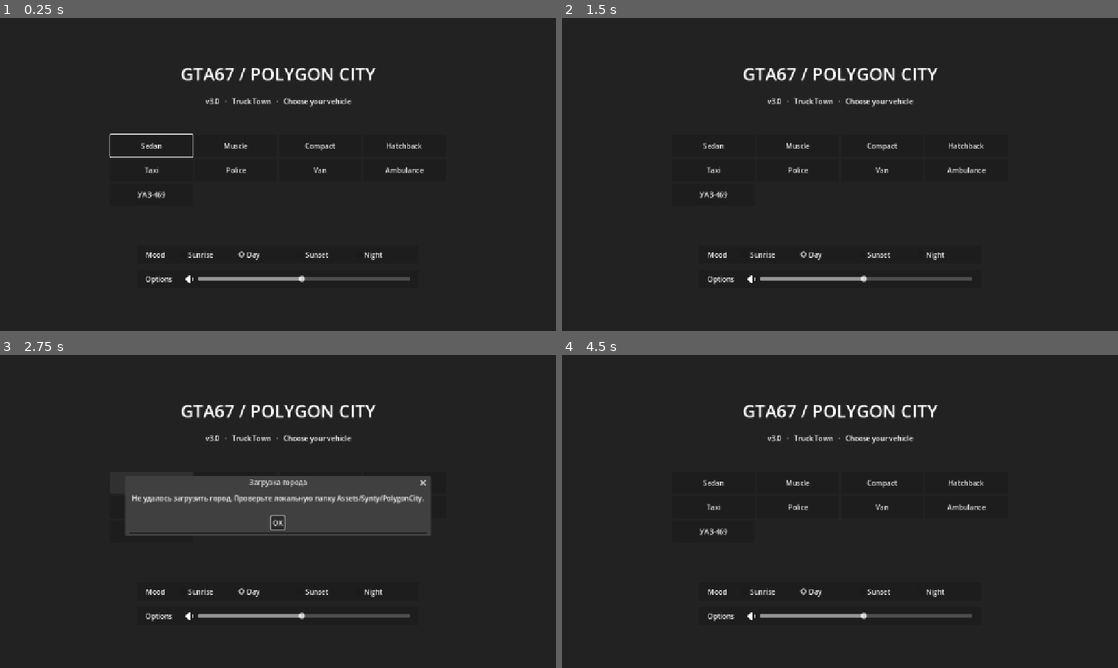
Above: before the commit, frames 1-4 (two rows, left to right).
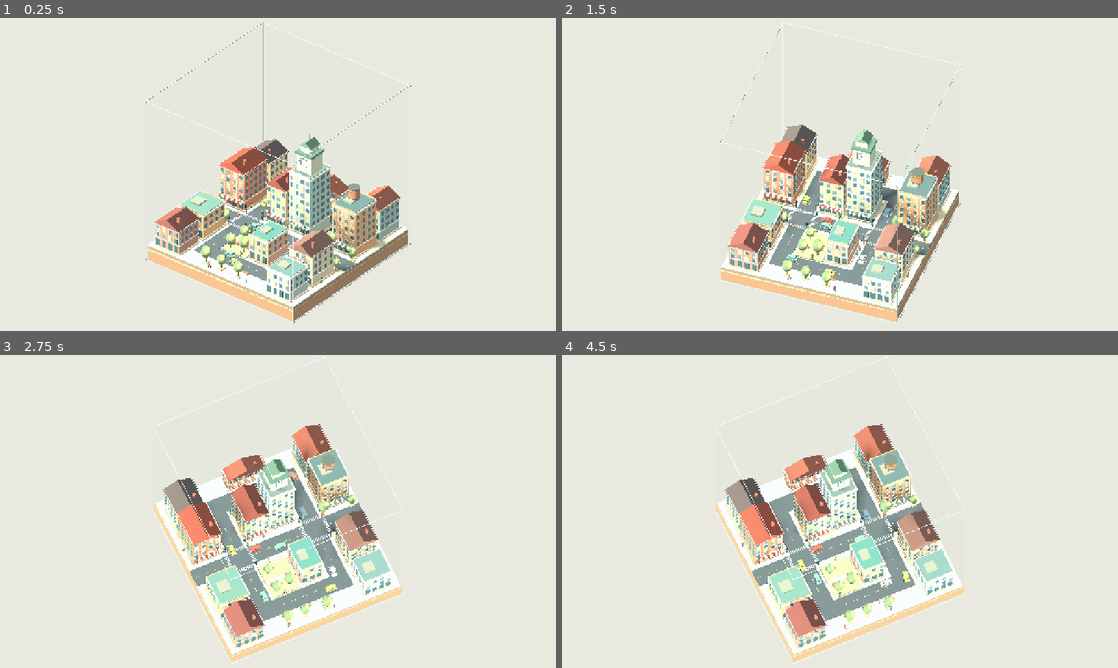
Above: after the commit, the same moments.

Repository: AnatoliyRoslyakov/gta67
Game: Godot game, scene res://cube/quarter.tscn
The game is run twice, just before and just after one commit, with the same random seed, the same clock (stepped at 60 frames per second) and the same inputs. Before the commit the project starts from res://car_select/car_select.tscn.
Inputs (mouse positions are in pixels of both pictures, inside the frame that each line leads up to):
- Up to frame 1 (0.25 s): no input
- Up to frame 2 (1.5 s): tap Enter at 0.5 s; move the mouse to (962, 158) at 0.52 s; hold D (turn_right) 0.53-1.25 s; tap R at 0.6 s; click (962, 158) at 0.67 s; tap Space at 0.77 s; tap E at 0.8 s; drag from (728, 190) to (812, 237) at 1.27 s
- Up to frame 3 (2.75 s): click (150, 483) at 2 s, where only the run before the commit has a clickable "Sedan"
- Up to frame 4 (4.5 s): click (840, 524) at 2.75 s, where only the run before the commit has a clickable "OK"; click (795, 483) at 3.5 s, where only the run before the commit has a clickable "Muscle"; click (840, 524) at 4.25 s, where only the run before the commit has a clickable "OK"

The runs differ from the first frame. In frame 1, 100% of the frame differs, in the area x 0-100%, y 0-100%; in frame 2, 100%; in frame 3, 100%; in frame 4, 100%.
Error before the commit: Parse Error: Preload file "res://Assets/Synty/PolygonCity/Prefabs/Characters/Character_Male_Hoodie.tscn" does not exist. (res://town/player/city_player.gd:8)

Commit message:
Build a live glass-encased city miniature for the web

Diff:
--- /dev/null
+++ b/cube/geometry.gd
@@ -0,0 +1,41 @@
+extends Node3D
+## Repeated architectural pieces share geometry and one draw per primitive.
+var groups := {}
+var primitives := {}
+var surface := StandardMaterial3D.new()
+
+func _init() -> void:
+	surface.vertex_color_use_as_albedo = true
+	surface.vertex_color_is_srgb = true
+	surface.roughness = 0.9
+	var leaf := SphereMesh.new()
+	leaf.radial_segments = 7
+	leaf.rings = 3
+	var drum := CylinderMesh.new()
+	drum.top_radius = 0.5
+	drum.bottom_radius = 0.5
+	drum.height = 1
+	drum.radial_segments = 12
+	var roof := PrismMesh.new()
+	roof.size = Vector3.ONE
+	primitives = {"box": BoxMesh.new(), "round": drum, "leaf": leaf, "roof": roof}
+
+func part(p: Vector3, size: Vector3, color: String, shape := "box", yaw := 0.0) -> void:
+	if not groups.has(shape): groups[shape] = []
+	groups[shape].append([Transform3D(Basis(Vector3.UP,yaw).scaled_local(size),p), Color(color)])
+
+func bake() -> void:
+	for shape in groups:
+		var batch := MultiMesh.new()
+		batch.transform_format = MultiMesh.TRANSFORM_3D
+		batch.use_colors = true
+		batch.mesh = primitives[shape]
+		batch.instance_count = groups[shape].size()
+		for i in batch.instance_count:
+			batch.set_instance_transform(i, groups[shape][i][0])
+			batch.set_instance_color(i, groups[shape][i][1])
+		var node := MultiMeshInstance3D.new()
+		node.multimesh = batch
+		node.material_override = surface
+		add_child(node)
+	groups.clear()
--- /dev/null
+++ b/cube/icon.svg
@@ -0,0 +1 @@
+<svg xmlns="http://www.w3.org/2000/svg" viewBox="0 0 128 128"><rect width="128" height="128" rx="24" fill="#eae9df"/><g fill="none" stroke="#ad543a" stroke-width="6" stroke-linejoin="round"><path d="M64 13 108 38v52l-44 25-44-25V38Zm0 51 44-26M64 64 20 38m44 26v51"/><path d="m40 50 44-25"/></g></svg>
--- /dev/null
+++ b/cube/life.gd
@@ -0,0 +1,148 @@
+extends Node3D
+
+const Pieces = preload("res://cube/geometry.gd")
+const PAINT := ["b95948","749a91","d2a65f","5d7888","eed7ad","a36c60"]
+var cars := []
+var walkers := []
+var paths := []
+var walk_paths := []
+
+static func phase(clock: float, junction_x: float) -> float:
+	return fposmod(clock+(4.0 if junction_x>0 else 0.0),20.0)
+
+# Offset each curb loop to its own driving lane, then round every corner.
+func loop(corners: PackedVector2Array, offset: float, radius: float) -> Curve3D:
+	var curve := Curve3D.new()
+	curve.bake_interval = .12
+	var vertices := PackedVector2Array()
+	for i in corners.size():
+		var prev := (corners[i]-corners[posmod(i-1,corners.size())]).normalized()
+		var next := (corners[(i+1)%corners.size()]-corners[i]).normalized()
+		var sides := Vector2(-prev.y,prev.x)+Vector2(-next.y,next.x)
+		vertices.append(corners[i]+sides*offset)
+	for i in vertices.size():
+		var p := vertices[i]
+		var prev := (p-vertices[posmod(i-1,vertices.size())]).normalized()
+		var next := (vertices[(i+1)%vertices.size()]-p).normalized()
+		var a := p-prev*radius
+		var b := p+next*radius
+		for step in 9:
+			var t := step/8.0
+			var sample := a.lerp(p,t).lerp(p.lerp(b,t),t)
+			curve.add_point(Vector3(sample.x,0,sample.y))
+	curve.add_point(curve.get_point_position(0))
+	return curve
+
+func rectangle(left: float, top: float, right: float, bottom: float) -> PackedVector2Array:
+	return PackedVector2Array([Vector2(left,top),Vector2(right,top),Vector2(right,bottom),Vector2(left,bottom)])
+
+func _ready() -> void:
+	var north := rectangle(-11,-17,11,0)
+	var south := rectangle(-11,0,11,17)
+	var outer := rectangle(-11,-17,11,17)
+	outer.reverse()
+	for route in [north,south,outer]:
+		paths.append(loop(route,1.07,2.35))
+	for i in 9:
+		var car := Pieces.new()
+		var paint: String = PAINT[i%PAINT.size()]
+		var van := i%4==1
+		car.part(Vector3(0,.53,0),Vector3(1.42,.54,2.93),paint)
+		car.part(Vector3(0,.95,-.13),Vector3(1.24,.61,1.95 if van else 1.54),"48616a")
+		car.part(Vector3(0,1.29,-.14),Vector3(1.28,.17,2.01 if van else 1.58),paint)
+		for side in [-1,1]:
+			car.part(Vector3(side*.635,.98,-.12),Vector3(.06,.55,.13),paint)
+			for axle in [-.91,.91]:
+				car.part(Vector3(side*.70,.38,axle),Vector3(.22,.57,.60),"374447","leaf")
+			car.part(Vector3(side*.46,.59,1.48),Vector3(.32,.17,.06),"ffde90")
+			car.part(Vector3(side*.48,.59,-1.48),Vector3(.29,.15,.06),"a24b40")
+		if i==2: car.part(Vector3(0,1.46,0),Vector3(.51,.22,.34),"ffe49b")
+		car.bake()
+		add_child(car)
+		var curve: Curve3D = paths[i%3]
+		var distance := curve.get_baked_length()*(floori(i/3.0)/3.0 + .053*(i%3))
+		var actor := {"node":car,"curve":curve,"s":distance,"v":2.6,"cruise":2.8+.17*(i%4)}
+		place(actor)
+		cars.append(actor)
+	for box in [Rect2(-7.9,-14,15.8,10.35),Rect2(-7.9,3.75,15.8,10.38),Rect2(14.45,3.45,9.25,11.83),Rect2(-23.85,-15.05,9.65,11.49),Rect2(-9.4,20.25,17.7,3.3)]:
+		walk_paths.append(loop(rectangle(box.position.x,box.position.y,box.end.x,box.end.y),0,.68))
+	# Cross at the marked stripes on the east and west sides of the two junctions.
+	for x in [-11.0,11.0]:
+		walk_paths.append(loop(rectangle(x-3.3,-3.85,x+3.3,3.85),0,.42))
+	for i in 25:
+		var body := Pieces.new()
+		var skin: String = ["c38763","8c6050","dab195","ad7858"][i%4]
+		var jacket: String = ["b95742","4a7c80","dbb15d","74845e","617089","bc846e"][i%6]
+		body.part(Vector3(0,1.0,0),Vector3(.48,.63,.33),jacket)
+		body.part(Vector3(0,1.54,0),Vector3(.36,.4,.35),skin,"leaf")
+		body.part(Vector3(0,1.73,-.025),Vector3(.4,.19,.37),"58483e","leaf")
+		for side in [-1,1]:
+			body.part(Vector3(side*.29,1,0),Vector3(.13,.46,.18),jacket)
+			body.part(Vector3(side*.29,.72,0),Vector3(.14,.16,.17),skin)
+		body.bake()
+		var legs := []
+		for side in [-1,1]:
+			var leg := Pieces.new()
+			leg.position = Vector3(side*.135,.74,0)
+			leg.part(Vector3(0,-.32,0),Vector3(.19,.61,.22),"47565d")
+			leg.part(Vector3(0,-.61,.055),Vector3(.21,.13,.32),"544b40")
+			leg.bake()
+			body.add_child(leg)
+			legs.append(leg)
+		add_child(body)
+		var curve: Curve3D = walk_paths[i%7]
+		var person := {"node":body,"curve":curve,"s":curve.get_baked_length()*fposmod(i*.379,1),"pace":.82+.11*(i%4),"legs":legs,"cross":i%7>=5}
+		place(person)
+		walkers.append(person)
+
+func place(actor: Dictionary) -> void:
+	var shape: Curve3D = actor.curve
+	var s := fposmod(float(actor.s),shape.get_baked_length())
+	var p := shape.sample_baked(s)
+	var ahead := shape.sample_baked(fposmod(s+.1,shape.get_baked_length()))-p
+	actor.node.position = p + Vector3.UP*.13
+	actor.node.rotation.y = atan2(ahead.x,ahead.z)
+
+func traffic_stop(p: Vector3, dir: Vector3, clock: float) -> float:
+	var room := INF
+	for x in [-11.0,11.0]:
+		var diff := Vector3(x,0,0)-p
+		var along := diff.dot(dir)
+		if along<3.4 or along>13 or absf(diff.cross(dir).y)>1.75: continue
+		var t := phase(clock,x)
+		var green := t<6 if absf(dir.z)>.85 else t>=8 and t<14
+		if not green: room=minf(room,along-4.85)
+	return room
+
+func advance(dt: float,clock: float) -> void:
+	for c in cars:
+		var n: Node3D = c.node
+		var dir := n.basis.z
+		var room := traffic_stop(n.position,dir,clock)
+		for other in cars:
+			if c.node==other.node: continue
+			var diff: Vector3 = other.node.position-n.position
+			var along := diff.dot(dir)
+			if along>.1 and along<9 and absf(diff.cross(dir).y)<1.35 and dir.dot(other.node.basis.z)>.25:
+				room=minf(room,along-3.65)
+		var target := minf(c.cruise,sqrt(4.6*maxf(0,room)))
+		c.v = move_toward(c.v,target,dt*(3.6 if target<c.v else 1.65))
+		c.s = fposmod(c.s+dt*c.v,c.curve.get_baked_length())
+		place(c)
+	for person in walkers:
+		var n: Node3D = person.node
+		var pace: float = person.pace
+		if person.cross:
+			var j := -11.0 if n.position.x<0 else 11.0
+			var d := Vector2(n.position.x-j,n.position.z)
+			var t := phase(clock,j)
+			var vertical := absf(n.basis.z.z)>.95
+			var edge := -d.y*n.basis.z.z if vertical else -d.x*n.basis.z.x
+			if edge>=2.52 and edge<=2.87 and (t<15.1 or t>17.1): pace=0
+			# Once the walker leaves the curb, finish before traffic resumes.
+			else: pace=2.15
+		person.s = fposmod(person.s + pace*dt, person.curve.get_baked_length())
+		place(person)
+		var stride := sin(float(person.s)*4.7)*.52 if pace>0 else 0.0
+		person.legs[0].rotation.x=stride
+		person.legs[1].rotation.x=-stride
--- /dev/null
+++ b/cube/quarter.gd
@@ -0,0 +1,294 @@
+extends "res://cube/geometry.gd"
+
+const Life = preload("res://cube/life.gd")
+var camera := Camera3D.new()
+var yaw := 0.66
+var pitch := 0.57
+var zoom_factor := 1.0
+var zoom_target := 1.0
+var rotating := true
+var dragging := false
+var inspect_offset := Vector2.ZERO
+var touches := {}
+var clock := 3.0
+var lamps := []
+var life := Life.new()
+var bridge: JavaScriptObject
+var callback: JavaScriptObject
+var rng := RandomNumberGenerator.new()
+
+func _ready() -> void:
+	rng.seed = 6704
+	var env := Environment.new()
+	env.background_mode = Environment.BG_COLOR
+	env.background_color = Color("eae9df")
+	env.ambient_light_source = Environment.AMBIENT_SOURCE_COLOR
+	env.ambient_light_color = Color("e9f1f2")
+	env.ambient_light_energy = 0.85
+	var we := WorldEnvironment.new()
+	we.environment = env
+	add_child(we)
+	var sun := DirectionalLight3D.new()
+	sun.rotation_degrees = Vector3(-54,-32,0)
+	sun.light_color = Color("fff1d4")
+	sun.light_energy = 0.82
+	sun.shadow_enabled = true
+	sun.directional_shadow_mode = DirectionalLight3D.SHADOW_ORTHOGONAL
+	sun.directional_shadow_max_distance = 185
+	add_child(sun)
+	streets()
+	buildings()
+	park()
+	case_glass()
+	bake()
+	add_child(life)
+	camera.projection = Camera3D.PROJECTION_ORTHOGONAL
+	add_child(camera)
+	camera.make_current()
+	camera_pose()
+	if OS.has_feature("web"):
+		bridge = JavaScriptBridge.get_interface("quarterUI")
+		callback = JavaScriptBridge.create_callback(web_command)
+		if bridge: bridge.connectGame(callback)
+
+func streets() -> void:
+	# Three exposed strata make the depth readable even from below.
+	part(Vector3(0,-3,0),Vector3(49.8,3.4,49.8),"aa8063")
+	part(Vector3(0,-1.35,0),Vector3(49.8,0.55,49.8),"c5ac86")
+	part(Vector3(0,-0.64,0),Vector3(49.8,0.92,49.8),"907e67")
+	part(Vector3(0,-0.1,0),Vector3(49.8,0.2,49.8),"d7cbb1")
+	part(Vector3(0,0.04,0),Vector3(49.8,0.09,5),"505b60")
+	for z in [-17,17]:
+		part(Vector3(0,0.04,z),Vector3(26.8,0.09,4.8),"505b60")
+	for x in [-11,11]:
+		part(Vector3(x,0.05,0),Vector3(4.8,0.1,34),"505b60")
+		for z in [-13,-10,-7,7,10,13]:
+			part(Vector3(x,0.114,z),Vector3(0.11,0.015,1.35),"e4cf94")
+		for dir in [-1,1]:
+			for stripe in 8:
+				part(Vector3(x-1.95+stripe*0.55,0.125,dir*3.0),Vector3(0.31,0.02,1),"efe3c8")
+				part(Vector3(x+dir*3.3,0.125,-1.95+stripe*0.55),Vector3(1,0.02,0.31),"efe3c8")
+			for axis in 2:
+				var sx: float = x + dir*2.85
+				var sz: float = dir*(3.7 if axis==0 else -3.7)
+				part(Vector3(sx,1.2,sz),Vector3(.12,2.4,.12),"435150")
+				part(Vector3(sx,2.4,sz),Vector3(.37,.85,.38),"253e41")
+				var lens := MeshInstance3D.new()
+				lens.mesh = primitives.leaf
+				lens.position = Vector3(sx,2.45,sz)
+				lens.scale = Vector3(.42,.38,.43)
+				var mat := StandardMaterial3D.new()
+				mat.shading_mode = BaseMaterial3D.SHADING_MODE_UNSHADED
+				lens.material_override = mat
+				add_child(lens)
+				lamps.append([mat,x,axis])
+	for x in range(-24,25,3):
+		if abs(abs(x)-11)>3:
+			part(Vector3(x,.11,0),Vector3(1.45,.02,.11),"e4cf94")
+		if abs(x)<9:
+			for z in [-17,17]:
+				part(Vector3(x,.11,z),Vector3(1.45,.02,.11),"e4cf94")
+
+func building(x: float,z: float,w: float,d: float,floors: int,wall: String,roof: String,style: int) -> void:
+	var h := 2.7 + floors * 2.15
+	var face := 1 if z < 0 else -1
+	part(Vector3(x,.18,z),Vector3(w+.6,.36,d+.6),"b7a68c")
+	part(Vector3(x,h*.5+.32,z),Vector3(w,h,d),wall)
+	part(Vector3(x,h+.36,z),Vector3(w+.38,.32,d+.38),"f2dcbc")
+	part(Vector3(x,2.93,z),Vector3(w+.22,.22,d+.22),"f7dfb7")
+	for sign_z in [-1,1]:
+		var fz: float = z + sign_z*(d/2+.055)
+		for col in maxi(2,roundi(w/1.85)):
+			var wx := x - w/2 + (col+.5) * w / maxi(2,roundi(w/1.85))
+			for f in floors:
+				var wy := 4.05 + f * 2.13
+				part(Vector3(wx,wy,fz),Vector3(1.16,1.44,.11),"e8d3ab")
+				part(Vector3(wx,wy,fz+sign_z*.08),Vector3(.92,1.18,.11),["466771","65848a","c6aa81"][(col+f+style)%3])
+				part(Vector3(wx,wy-.68,fz),Vector3(1.35,.12,.36),"f3dfbd")
+			part(Vector3(wx,1.56,fz),Vector3(1.33,1.93,.13),"446369")
+	for side in [-1,1]:
+		for f in floors:
+			for col in maxi(2,roundi(d/2.1)):
+				var wz := z - d/2 + (col+.5)*d/maxi(2,roundi(d/2.1))
+				part(Vector3(x+side*(w/2+.035),4.0+2.13*f,wz),Vector3(.11,1.22,1.01),"54727a")
+	if style % 3 == 0:
+		part(Vector3(x,h+1.52,z),Vector3(w+.64,2.35,d+.55),roof,"roof")
+		part(Vector3(x+w*.27,h+1.98,z+d*.22),Vector3(.65,2.05,.72),"995e4d")
+	else:
+		part(Vector3(x,h+.59,z),Vector3(w-.35,.19,d-.35),roof)
+		part(Vector3(x-w*.14,h+.91,z),Vector3(w*.37,.59,d*.36),"8c9386")
+		for side in [-1,1]:
+			part(Vector3(x,h+.77,z+side*d*.49),Vector3(w,.53,.17),wall)
+	for strip in 10:
+		var awning_z := z+face*(d/2+.48)
+		part(Vector3(x-w*.46+(strip+.5)*w*.092,2.64,awning_z),Vector3(w*.093,.17,.97),roof if strip%2==0 else "f2dfb7")
+		part(Vector3(x-w*.46+(strip+.5)*w*.092,2.5,awning_z+face*.43),Vector3(w*.093,.28,.12),roof if strip%2==0 else "f2dfb7")
+
+func buildings() -> void:
+	building(-19,-9,8.3,9.8,4,"cb8366","a15143",0)
+	building(-19,-19.2,8.1,7.8,3,"e4bd89","645b59",3)
+	building(18.9,-9.0,8.0,9.0,5,"d49d70","546e70",2)
+	building(18.9,-19.5,7.8,8.4,3,"99aba1","a15f50",0)
+	# Steel frame and a banded water tank above the factory.
+	for dx in [-.95,.95]:
+		for dz in [-.95,.95]:
+			part(Vector3(18.9+dx,14.8,-9+dz),Vector3(.19,2.8,.19),"525e5c")
+	part(Vector3(18.9,17.25,-9),Vector3(3.3,2.85,3.3),"ae7958","round")
+	for y in [15.95,17.9,18.72]:
+		part(Vector3(18.9,y,-9),Vector3(3.44,.16,3.44),"54615d","round")
+	building(-4.1,-9.0,6.7,9.0,4,"e2b885","8f5046",3)
+	building(3.6,-9.2,7.15,8.6,7,"a5b7a6","677d76",1)
+	# Setback clock tower with dial, copper crown and a needle.
+	var x := 3.6
+	var z := -9.2
+	part(Vector3(x,20.8,z),Vector3(5,5.7,5),"c3c4a7")
+	for side in [-1,1]:
+		part(Vector3(x,21.6,z+side*2.53),Vector3(2.18,2.18,.13),"486661")
+		part(Vector3(x,21.6,z+side*2.62),Vector3(1.88,1.88,.12),"f6e6bf")
+		part(Vector3(x,21.9,z+side*2.70),Vector3(.12,.64,.09),"435c56")
+		part(Vector3(x+.27,21.64,z+side*2.70),Vector3(.57,.12,.09),"435c56")
+	part(Vector3(x,24,z),Vector3(5.6,.65,5.6),"58796e")
+	part(Vector3(x,25.25,z),Vector3(3.55,2.2,3.55),"a8bc9f")
+	part(Vector3(x,26.9,z),Vector3(3.9,1.35,3.9),"688b78","roof")
+	part(Vector3(x,28.3,z),Vector3(.14,2.55,.14),"62685c")
+	building(-18.9,9.1,8.5,9.4,2,"e0ac79","648b83",1)
+	building(-19,19.7,8.3,8.1,2,"ba8675","8d5650",3)
+	building(18.8,9.3,8,9.2,3,"d3bfa0","89665c",0)
+	building(18.8,19.7,8,7.7,2,"a9b7ad","648481",1)
+	building(0,-22.2,11,3.6,1,"c79072","a76250",0)
+	building(3.95,9,6.2,8.7,2,"d59b80","548982",1)
+	part(Vector3(3.95,4.1,4.54),Vector3(5.8,.99,.32),"286b68")
+	var sign_label := Label3D.new()
+	sign_label.text = "K I N O"
+	sign_label.font_size = 56
+	sign_label.pixel_size = .014
+	sign_label.modulate = Color("ffe3af")
+	sign_label.outline_size = 0
+	sign_label.rotation.y = PI
+	sign_label.position = Vector3(3.95,4.1,4.33)
+	add_child(sign_label)
+
+func tree(x: float,z: float,s: float) -> void:
+	part(Vector3(x,.15,z),Vector3(1.55,.2,1.55),"aa9979")
+	part(Vector3(x,1.3*s,z),Vector3(.42*s,2.7*s,.42*s),"80684c","round")
+	part(Vector3(x,3.25*s,z),Vector3(2.85*s,3.45*s,2.85*s),"79916a","leaf")
+	part(Vector3(x+.52*s,3.62*s,z+.18*s),Vector3(2.1*s,2.6*s,2.1*s),"a3ae72","leaf")
+
+func park() -> void:
+	part(Vector3(-3.9,.16,9.05),Vector3(8,.28,10.4),"a2ac7d")
+	part(Vector3(-3.9,.32,9.4),Vector3(8,.07,1.2),"dacdb0")
+	for p in [Vector2(-6,6.8),Vector2(-2,12),Vector2(-6.1,12.6),Vector2(-7.1,22),Vector2(-2,21.9),Vector2(4.2,22.4),Vector2(-15,3.8),Vector2(15,-3.9),Vector2(23,-2.95),Vector2(22.6,3.65)]:
+		tree(p.x,p.y,rng.randf_range(.83,1.22))
+	for x in [-6,-2,5]:
+		var z := 10.35 if x<0 else 20.25
+		part(Vector3(x,.64,z),Vector3(1.9,.18,.6),"a27450")
+		part(Vector3(x,1.02,z+.24),Vector3(1.9,.53,.13),"a27450")
+		for dx in [-.67,.67]: part(Vector3(x+dx,.39,z),Vector3(.13,.6,.42),"52645e")
+	for x in [-22,-6,6,22]:
+		for z in [-3.75,3.75]:
+			part(Vector3(x,1.64,z),Vector3(.11,3.24,.11),"455959")
+			part(Vector3(x,3.26,z),Vector3(.5,.48,.5),"ffdfa2","round")
+			part(Vector3(x,3.55,z),Vector3(.64,.14,.64),"455959","round")
+
+func case_glass() -> void:
+	var glass := StandardMaterial3D.new()
+	glass.transparency = BaseMaterial3D.TRANSPARENCY_ALPHA
+	glass.shading_mode = BaseMaterial3D.SHADING_MODE_UNSHADED
+	glass.albedo_color = Color(.58,.82,.79,.045)
+	var pane := MeshInstance3D.new()
+	pane.mesh = BoxMesh.new()
+	pane.scale = Vector3.ONE*50.4
+	pane.position.y = 20.4
+	pane.material_override = glass
+	pane.cast_shadow = GeometryInstance3D.SHADOW_CASTING_SETTING_OFF
+	add_child(pane)
+	for side in [-25.2,25.2]:
+		for y in [-4.8,45.6]:
+			part(Vector3(side,y,0),Vector3(.14,.14,50.4),"8fafa5")
+			part(Vector3(0,y,side),Vector3(50.4,.14,.14),"8fafa5")
+		for other in [-25.2,25.2]:
+			part(Vector3(side,20.4,other),Vector3(.14,50.4,.14),"a9c5bb")
+			for y in [-4.72,45.52]:
+				part(Vector3(side,y,other),Vector3(.39,.39,.39),"849b89")
+
+func orbit(delta: Vector2) -> void:
+	set_spin(false)
+	yaw -= delta.x*.006
+	pitch = clampf(pitch+delta.y*.005,-.85,1.47)
+
+func set_spin(on: bool) -> void:
+	rotating = on
+	if bridge: bridge.spinChanged(on)
+
+func set_zoom(multiplier: float) -> void:
+	zoom_target = clampf(zoom_target*multiplier,.32,1.32)
+
+func web_command(args: Array) -> void:
+	match str(args[0]):
+		"in": set_zoom(.84)
+		"out": set_zoom(1.19)
+		"spin": set_spin(not rotating)
+		"reset":
+			yaw=.66
+			pitch=.57
+			zoom_target=1
+			inspect_offset=Vector2.ZERO
+			set_spin(true)
+
+func _unhandled_input(e: InputEvent) -> void:
+	if e is InputEventMouseButton:
+		if e.button_index==MOUSE_BUTTON_LEFT:
+			dragging=e.pressed
+			if e.pressed and e.double_click:
+				var ground = Plane(Vector3.UP,0).intersects_ray(camera.project_ray_origin(e.position),camera.project_ray_normal(e.position))
+				if ground != null:
+					inspect_offset=Vector2(clampf(ground.x,-23,23),clampf(ground.z,-23,23))
+					zoom_target=.42
+					set_spin(false)
+		if e.pressed and e.button_index==MOUSE_BUTTON_WHEEL_UP: set_zoom(.9)
+		if e.pressed and e.button_index==MOUSE_BUTTON_WHEEL_DOWN: set_zoom(1.1)
+	elif e is InputEventMouseMotion and dragging: orbit(e.relative)
+	elif e is InputEventMagnifyGesture: set_zoom(1.0/e.factor)
+	elif e is InputEventScreenTouch:
+		if e.pressed: touches[e.index]=e.position
+		else: touches.erase(e.index)
+	elif e is InputEventScreenDrag and touches.has(e.index):
+		var before: Array = touches.values()
+		touches[e.index]=e.position
+		var after: Array = touches.values()
+		if before.size()==2:
+			var motion: Vector2 = e.relative * camera.size / maxf(1, get_viewport().get_visible_rect().size.y) * .5
+			inspect_offset += Vector2(-cos(yaw),sin(yaw))*motion.x + Vector2(sin(yaw),cos(yaw))*motion.y
+			inspect_offset = inspect_offset.clamp(Vector2(-23,-23),Vector2(23,23))
+			set_zoom(before[0].distance_to(before[1])/maxf(after[0].distance_to(after[1]),1))
+		elif before.size()==1: orbit(e.relative)
+	elif e is InputEventKey and e.pressed:
+		match e.keycode:
+			KEY_LEFT: orbit(Vector2(9,0))
+			KEY_RIGHT: orbit(Vector2(-9,0))
+			KEY_UP: orbit(Vector2(0,8))
+			KEY_DOWN: orbit(Vector2(0,-8))
+			KEY_EQUAL,KEY_PLUS: set_zoom(.9)
+			KEY_MINUS: set_zoom(1.1)
+			KEY_HOME: web_command(["reset"])
+
+func camera_pose() -> void:
+	var aspect := get_viewport().get_visible_rect().size.aspect()
+	camera.size = 84 * zoom_factor / minf(aspect,1.0)
+	var focus := Vector3(0,lerpf(6.0,19.8,minf(zoom_factor,1.0)),0)
+	focus += Vector3(inspect_offset.x,0,inspect_offset.y)*(1.0-smoothstep(.45,1,zoom_factor))
+	camera.position = focus + Vector3(sin(yaw)*cos(pitch),sin(pitch),cos(yaw)*cos(pitch))*112
+	camera.look_at(focus)
+
+func _process(delta: float) -> void:
+	var dt := minf(delta,.06)
+	clock += dt
+	if rotating: yaw += dt*.047
+	zoom_factor = lerpf(zoom_factor,zoom_target,1-exp(-dt*10))
+	camera_pose()
+	life.advance(dt,clock)
+	for lamp in lamps:
+		var phase := Life.phase(clock,lamp[1])
+		var green: bool = (phase<6.0 if lamp[2]==0 else phase>=8.0 and phase<14.0)
+		var amber: bool = (phase>=6 and phase<7 if lamp[2]==0 else phase>=14 and phase<15)
+		lamp[0].albedo_color = Color("91e6a0") if green else (Color("ffc267") if amber else Color("e86657"))
--- /dev/null
+++ b/cube/quarter.tscn
@@ -0,0 +1,6 @@
+[gd_scene load_steps=2 format=3]
+
+[ext_resource type="Script" path="res://cube/quarter.gd" id="1"]
+
+[node name="Quarter" type="Node3D"]
+script = ExtResource("1")
--- a/project.godot
+++ b/project.godot
@@ -10,14 +10,16 @@
 
 [application]
 
-config/name="GTA67"
-config/version="3.0"
-config/description="An open city with driving, walking, traffic and a dynamic day-night cycle."
+config/name="GTA67 — Квартал в кубе"
+config/version="4"
+config/description="A live city miniature in a glass cube."
 config/tags=PackedStringArray("3d", "city", "physics", "vehicle")
 run/max_fps=60
-run/main_scene="res://car_select/car_select.tscn"
+run/main_scene="res://cube/quarter.tscn"
 config/features=PackedStringArray("4.7")
-config/icon="res://icon.webp"
+config/icon="res://cube/icon.svg"
+boot_splash/show_image=false
+boot_splash/bg_color=Color(0.918, 0.914, 0.875, 1)
 
 [autoload]
 
@@ -213,13 +215,20 @@
 "events": [Object(InputEventKey,"physical_keycode":82)]
 }
 
+[input_devices]
+
+pointing/emulate_mouse_from_touch=false
+
 [physics]
 
-common/physics_ticks_per_second=120
+common/physics_ticks_per_second=60
 3d/physics_engine="Jolt Physics"
 common/physics_interpolation=true
 
 [rendering]
+
+renderer/rendering_method="gl_compatibility"
+renderer/rendering_method.mobile="gl_compatibility"
 
 textures/vram_compression/import_etc2_astc=true
 lights_and_shadows/directional_shadow/size=2048
--- a/town/city_performance.gd
+++ b/town/city_performance.gd
@@ -13,6 +13,9 @@
 
 
 func _ready() -> void:
+	if ProjectSettings.get_setting("application/run/main_scene") == "res://cube/quarter.tscn":
+		set_process(false)
+		return
 	process_mode = Node.PROCESS_MODE_ALWAYS
 	var settings := ConfigFile.new()
 	if settings.load(SETTINGS_PATH) == OK:
Not shown, added: cube/geometry.gd.uid
Not shown, added: cube/icon.svg.import
Not shown, added: cube/life.gd.uid
Not shown, added: cube/quarter.gd.uid
Not shown, added: docs/.gdignore
Not shown, added: docs/Godot-COPYRIGHT.txt
Not shown, added: docs/Godot-LICENSE.txt
Binary file added: docs/index.apple-touch-icon.png
Binary file added: docs/index.icon.png
Binary file added: docs/index.png
Not shown, added: export_presets.cfg
Not shown, added: docs/.nojekyll
(and 5 more such lines)
